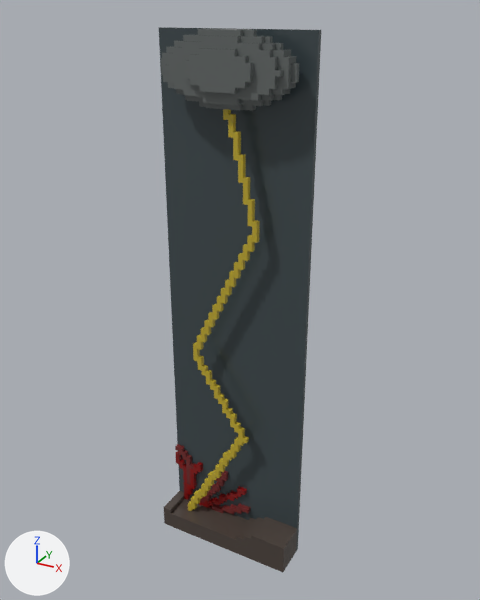
Before and after pictures for a commit that changed the glTF model new-game-project/meshes/backgrounds/scene_lightning.glb.
Rendered twice from a camera (50 mm lens) standing at (6.14, -10.65, 12.03) and looking at (0.12, 0.3, 6.56). Every picture has the same lights, and +X, +Y and +Z are marked at lower left. The first picture is the older version. Vertices at exactly the same position are counted once.

The older version as bpy lines, for what is in view:
```python
me_scene_lightning_23_008 = bpy.data.meshes.new('scene_lightning_23.008')
me_scene_lightning_23_008.from_pydata(...)  # 987 vertices, 1978 faces; spans x -1.6..1.6, y -0.3..0.4, z 0.0..11.2
me_scene_lightning_23_008.materials.append(mat_scene_lightning_23set_material)
me_scene_lightning_23_009 = bpy.data.meshes.new('scene_lightning_23.009')
me_scene_lightning_23_009.from_pydata(...)  # a box spanning x -1.6..1.6, y 0.0..0.1, z 0.0..11.2
me_scene_lightning_23_009.materials.append(mat_scene_lightning_23set_material)
ob_scene_lightning_23 = bpy.data.objects.new('scene_lightning_23', me_scene_lightning_23_008)
ob_scene_lightning_23.location = (0.0, -0.1, 0.5)
ob_scene_lightning_24 = bpy.data.objects.new('scene_lightning_24', me_scene_lightning_23_009)
ob_scene_lightning_24.location = (0.0, 0.3, 0.5)
```
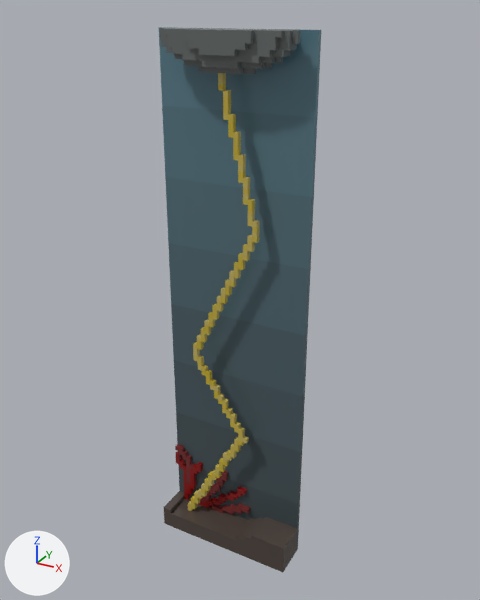
Where the change shows, as pixel boxes [x1, y1, x2, y2] in the pictures (480 x 600 px; the box of a moved part takes in the faces that stretch with it):
```json
{"object": "scene_lightning_23", "change": "reshaped", "before": [161, 29, 299, 572], "after": [159, 28, 300, 572]}
{"part": 1, "of": "me_scene_lightning_23_008", "change": "moved or reshaped", "before": [161, 29, 299, 120], "after": [159, 28, 300, 120]}
{"part": 2, "of": "me_scene_lightning_23_008", "change": "recoloured", "before": [186, 50, 291, 513], "after": [186, 50, 291, 513]}
{"part": 3, "of": "me_scene_lightning_23_009", "change": "recoloured", "before": [159, 27, 321, 496], "after": [159, 27, 321, 496], "on screen": "lighter"}
```

Edits to the scene script, one JSON object a line:
```json
{"op": "add", "block": "img_scene_lightning_91set_metallic_scene_lightning_91set_roughness", "code": ["img_scene_lightning_91set_metallic_scene_lightning_91set_roughness = load_image('scene_lightning_91Set_Metallic-scene_lightning_91Set_Roughness', '_unpacked/scene_lightning_91Set_Metallic-scene_lightning_91Set_Roughness', 120, 120, 'Non-Color')"]}
{"op": "add", "block": "img_scene_lightning_91set_color", "code": ["img_scene_lightning_91set_color = load_image('scene_lightning_91Set_Color', '_unpacked/scene_lightning_91Set_Color', 120, 120, 'sRGB')"]}
{"op": "add", "block": "mat_scene_lightning_91set_material", "code": ["mat_scene_lightning_91set_material = bpy.data.materials.new('scene_lightning_91Set_Material')", "# uses the picture img_scene_lightning_91set_color", "# uses the picture img_scene_lightning_91set_metallic_scene_lightning_91set_roughness"]}
{"block": "me_scene_lightning_23_008", "where": "# used by ob_scene_lightning_23; location = (0.0, -0.1, 0.5)"}
{"op": "remove", "block": "me_scene_lightning_23_008", "code": "me_scene_lightning_23_008.from_pydata(...)  # 987 vertices, 1978 faces; spans x -1.6..1.6, y -0.3..0.4, z 0.0..11.2"}
{"op": "add", "block": "me_scene_lightning_23_008", "code": "me_scene_lightning_23_008.from_pydata(...)  # 841 vertices, 1690 faces; spans x -1.6..1.6, y -0.3..0.4, z 0.0..11.2"}
{"block": "me_scene_lightning_23_008", "change": "me_scene_lightning_23_008 part 1: 5 vertices moved from x -1.0..1.1, y 0.0..0.3, z 10.9..11.0 to x -1.1..1.3, y -0.1..0.3, z 10.9..11.2; 343 vertices removed from x -1.3..1.4, y -0.3..0.4, z 9.9..11.2; 197 vertices added at x -1.3..1.4, y -0.3..0.4, z 10.2..11.2"}
{"block": "me_scene_lightning_23_008", "change": "me_scene_lightning_23_008 part 2: 1064 faces spanning x -1.6..1.6, y -0.3..0.4, z 0.0..10.9 switch from mat_scene_lightning_23set_material to mat_scene_lightning_91set_material"}
{"block": "me_scene_lightning_23_009", "where": "me_scene_lightning_23_009.from_pydata(...)  # 8 vertices, 12 faces; spans x -1.6..1.6, y 0.0..0.1, z 0.0..11.2"}
{"block": "me_scene_lightning_23_009", "where": "# used by ob_scene_lightning_24; location = (0.0, 0.3, 0.5)"}
{"block": "me_scene_lightning_23_009", "change": "me_scene_lightning_23_009 part 3: 12 faces spanning x -1.6..1.6, y 0.0..0.1, z 0.0..11.2 switch from mat_scene_lightning_23set_material to mat_scene_lightning_91set_material"}
```
